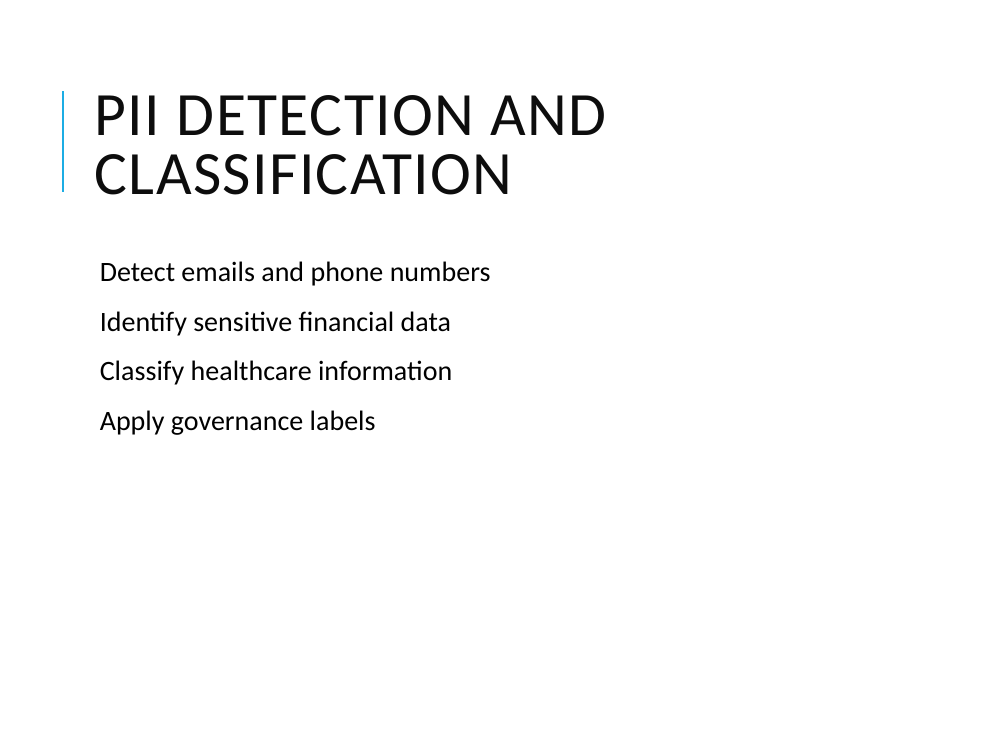
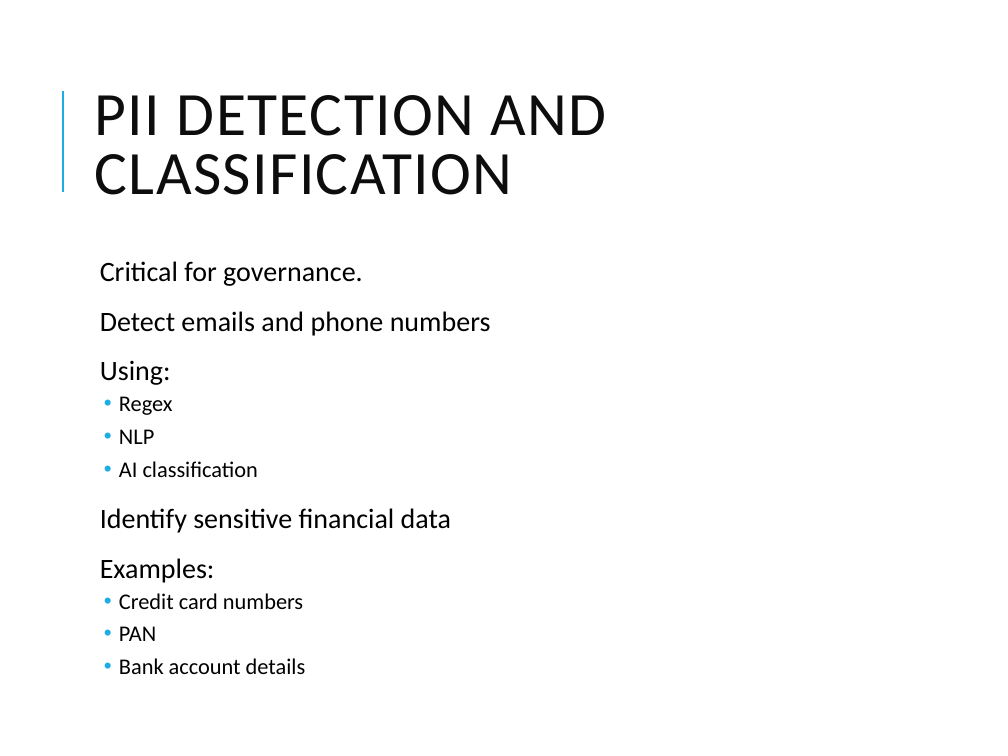
Before and after one commit to vikash-verma-profile/SIG-GENAI-May-2026, a slide deck: slide 27 of Week-3/Day-2/Autonomous_AI_Data_Quality_Self_Healing_Pipelines.pptx (slide 10 before the commit). Drawn at 1008x756 pixels with LibreOffice and Linux fonts; fonts in the diff are those of the drawing. Boxes give left, top, right and bottom in pixels: in the first picture for what was removed or moved away, otherwise in the second. Text is boxed around its words. In the diff, an @@ line names an element or a change of style, - is before the commit and + after.

```diff
--- a/Week-3/Day-2/Autonomous_AI_Data_Quality_Self_Healing_Pipelines.pptx
+++ b/Week-3/Day-2/Autonomous_AI_Data_Quality_Self_Healing_Pipelines.pptx
@@ text at (x1=100, y1=261, x2=363, y2=286): paragraph added @@
+  Critical for governance.
@@ text at (x1=100, y1=360, x2=258, y2=477): paragraphs added @@
+  Using:
+  • Regex
+  • NLP
+  • AI classification
@@ text at (x1=100, y1=558, x2=306, y2=674): text changed; size 20 to 16 pt @@
-  Classify healthcare information
-  Apply governance labels
+  Examples:
+  • Credit card numbers
+  • PAN
+  • Bank account details
```
Also in this commit, not shown: 10 other slides changed, 26 slides added, 2 other files.
